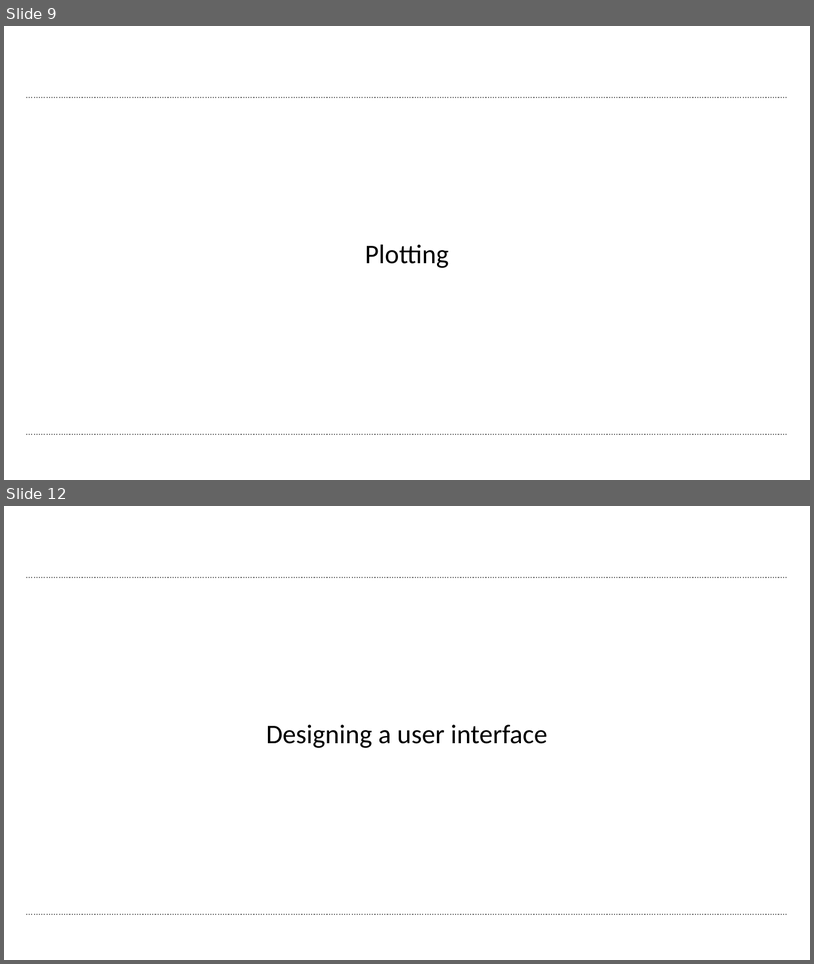
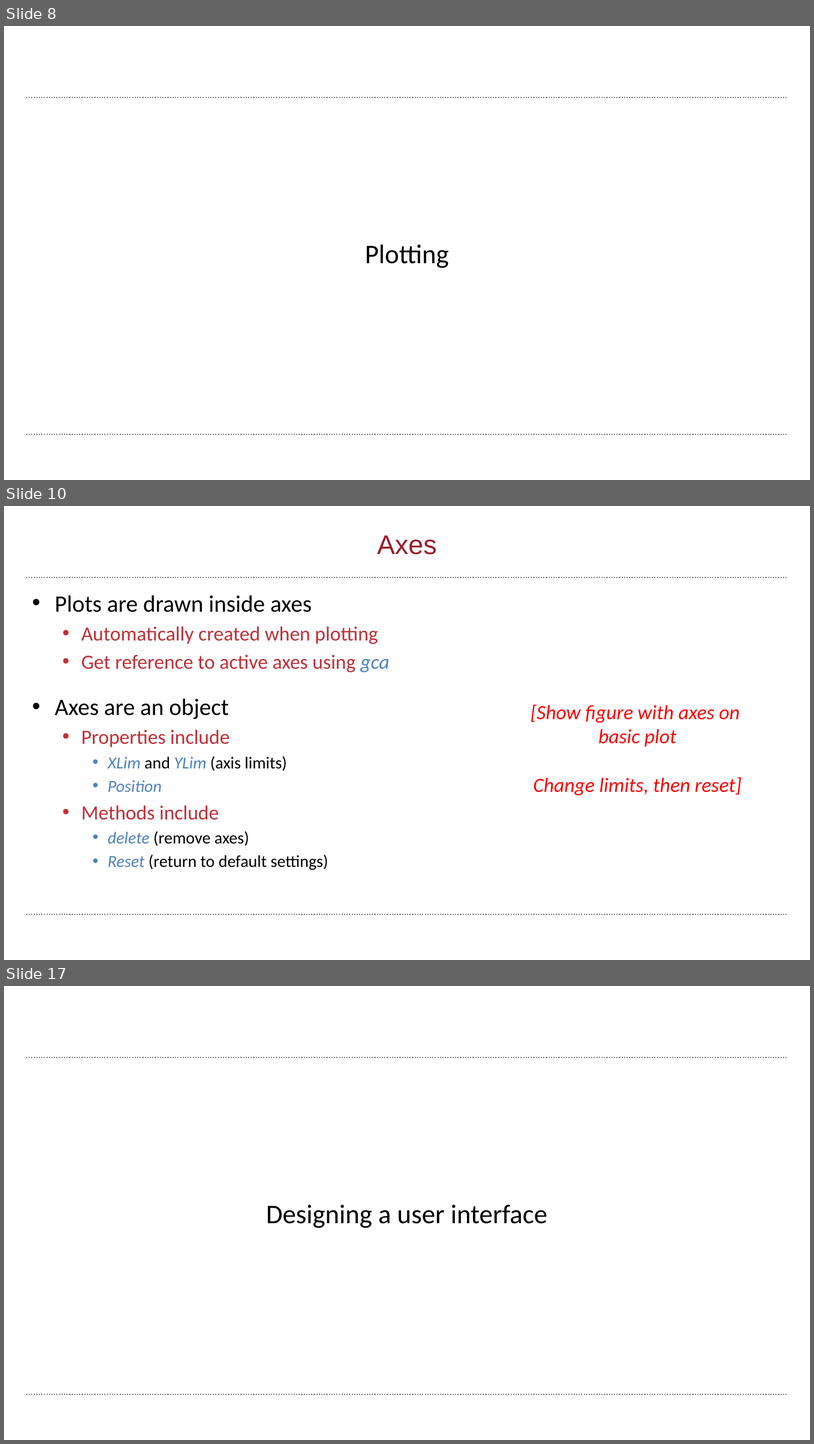
Before and after one commit to wbif-bristol/MATLAB-course, a slide deck: Session 4 - Figures and plotting/MATLAB Session 4.pptx. Shown one above the other, each under a label of ours: slides 9 and 12 before the commit, slides 8, 10 and 17 after it; the slides between them are not shown. The pictures are 814x964 and 814x1444 pixels, drawn with LibreOffice and Linux fonts; fonts in the diff are those of the drawing; background and template pictures are left out. Boxes give left, top, right and bottom in pixels: in the first picture for what was removed or moved away, otherwise in the second. Text is boxed around its words. In the diff, an @@ line names an element or a change of style, - is before the commit and + after.

Commit message:
Added some plotting material to Session 4

```diff
--- a/Session 4 - Figures and plotting/MATLAB Session 4.pptx
+++ b/Session 4 - Figures and plotting/MATLAB Session 4.pptx
@@ slide 10 added at (4, 506, 810, 960), background #FFFFFF; not listed: 2 template elements that a slide beside it also shows @@
@@ title added at (377, 535, 437, 555), 32 pt, text #9A1D2B @@
+Axes
@@ text added at (55, 595, 389, 870), 24 pt, text #BF2F37 @@
+• Plots are drawn inside axes
+  • Automatically created when plotting
+  • Get reference to active axes using gca
+• Axes are an object
+  • Properties include
+    • XLim and YLim (axis limits)
+    • Position
+  • Methods include
+    • delete (remove axes)
+    • Reset (return to default settings)
@@ text added at (531, 704, 742, 795), 24 pt, text #FF0000, italic @@
+[Show figure with axes on
+basic plot
+Change limits, then reset]
@@ what was slide 9 is now slide 8 @@
@@ what was slide 12 is now slide 17 @@
```
Also in this commit, not shown: 6 slides changed, 5 other slides added, 1 slide removed, 4 other files.
